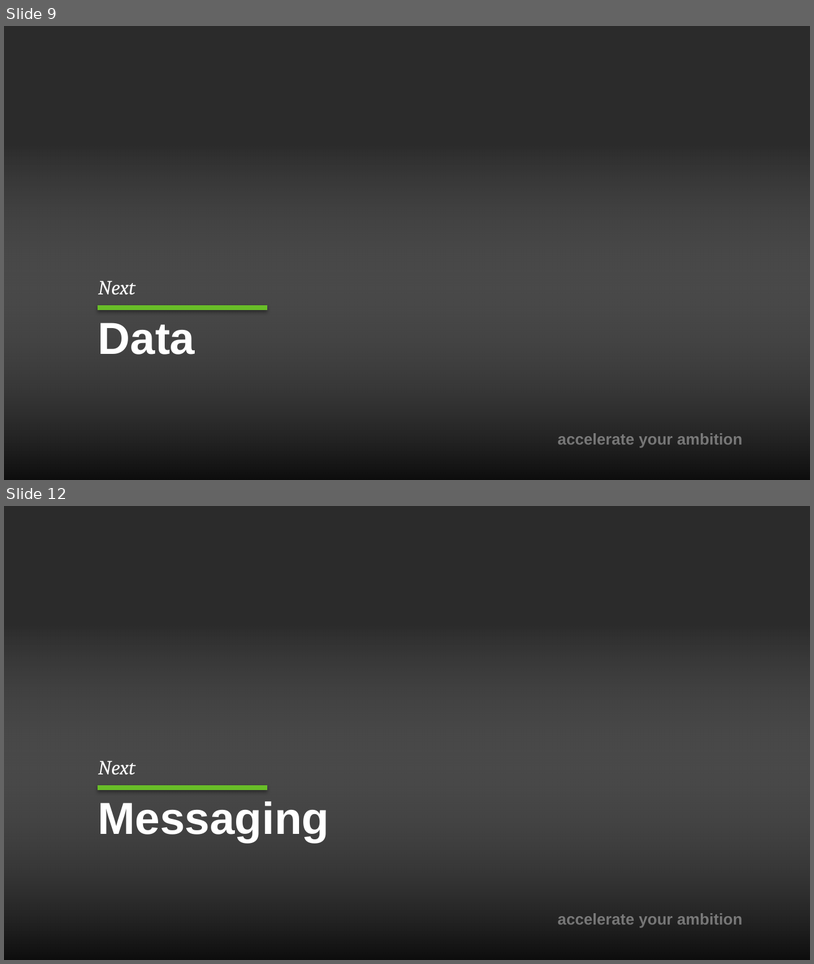
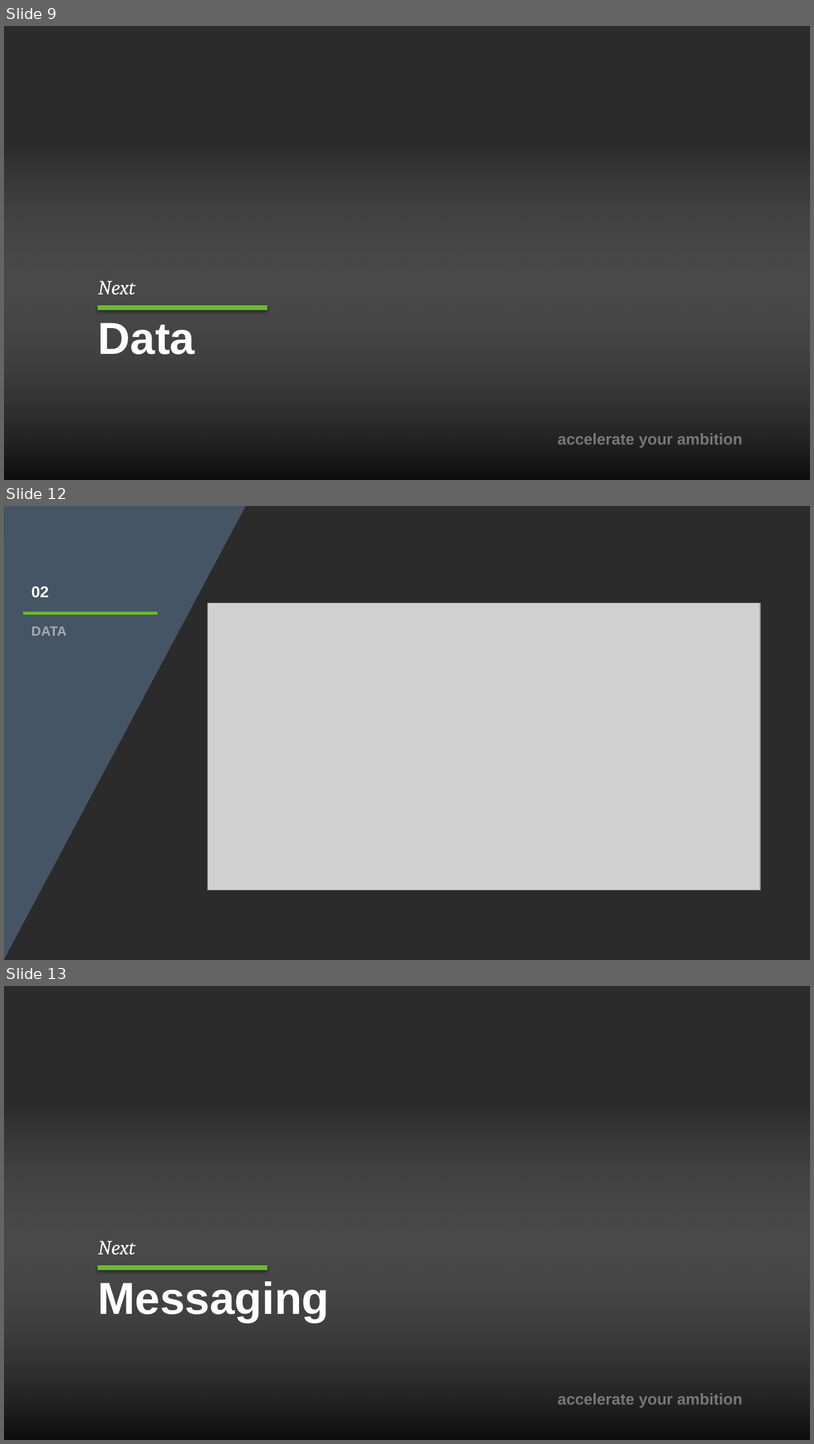
Before and after one commit to sujithq/DevCruiseBlazor, a slide deck: Azure Overview.pptx. Shown one above the other, each under a label of ours: slides 9 and 12 before the commit, slides 9, 12 and 13 after it; the slides between them are not shown. The pictures are 814x964 and 814x1444 pixels, drawn with LibreOffice and Linux fonts; fonts in the diff are those of the drawing; grey boxes stand for pictures; background and template pictures are left out; a plain dark background stands for a picture behind light text. Boxes give left, top, right and bottom in pixels: in the first picture for what was removed or moved away, otherwise in the second. Text is boxed around its words. In the diff, an @@ line names an element or a change of style, - is before the commit and + after.

```diff
--- a/Azure Overview.pptx
+++ b/Azure Overview.pptx
@@ slide 12 added at <box>4,506,810,960</box>, background picture (left out) @@
@@ freeform shape added at <box>4,506,246,960</box>, fill #455565 @@
@@ text added at <box>32,586,49,597</box>, 14 pt, text #FFFFFF, bold @@
+02
@@ line added from (23, 613) to (158, 613), #69BE28 3 pt @@
@@ picture added at <box>207,603,761,890</box> @@
@@ text added at <box>32,627,67,636</box>, 12 pt, text #A2AAB2, bold @@
+DATA
@@ what was slide 12 is now slide 13 @@
```
Also in this commit, not shown: 4 slides changed, 1 other slide added.
